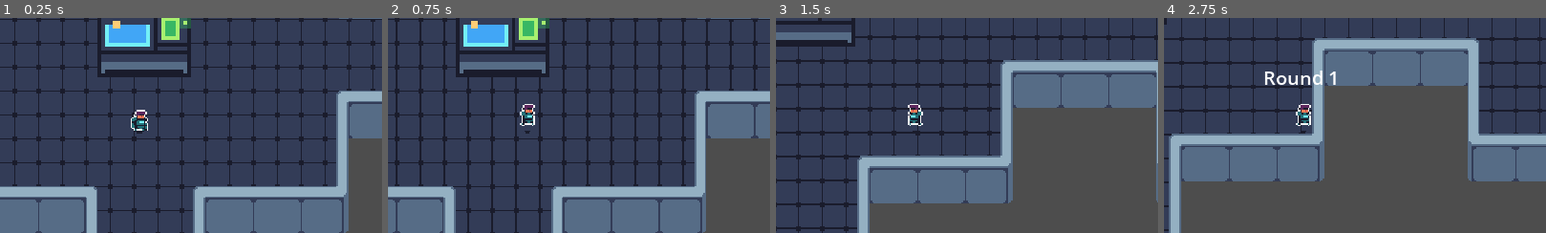
Above: before the commit, frames 1-4 (left to right).
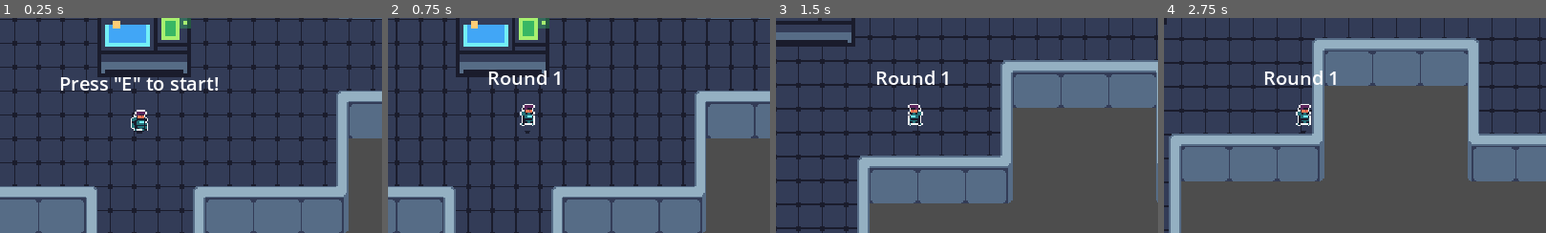
Above: after the commit, the same moments.

Repository: AugustanaCSC380January2024/final-game-solo
Game: Godot game, scene res://Scenes/Game.tscn
Same seed, same stepped clock (60 frames per second), same inputs: the game is played once before the commit and once after it.
Inputs (mouse positions are % of the whole screen's width and height, from its top left):
- Up to frame 1 (0.25 s): no input
- Up to frame 2 (0.75 s): tap E (interact) at 0.5, 0.6 s; move the mouse to (72, 45) at 0.52 s; hold D (move_right) from 0.53 s (still down)
- Up to frame 3 (1.5 s): move the mouse to (30, 55) at 1.27 s; release D (move_right) at 1.28 s; hold S (move_down) from 1.28 s (still down); tap E (interact) at 1.35 s
- Up to frame 4 (2.75 s): tap Q (temp_start_round) at 2 s; move the mouse to (60, 28) at 2.02 s; release S (move_down) at 2.03 s; hold D (move_right) from 2.03 s (still down); click (60, 28) at 2.1 s; tap E (interact) at 2.3 s
The pictures show only the part of the screen within x 32-82%, y 29-79%; the shares and areas given below are measured in that part.

The runs differ from the first frame. In frame 1, 1.1% of the frame differs, in the area x 15-58%, y 27-34%; in frame 2, 0.5%; in frame 3, 0.5%; in frame 4, nothing differs.

Commit message:
Added text to start round when player is near the beacon

Diff:
--- a/Scenes/Game.tscn
+++ b/Scenes/Game.tscn
@@ -42,6 +42,22 @@
 [node name="PauseMenu" parent="CanvasLayer" instance=ExtResource("7_3m5yg")]
 visible = false
 
+[node name="Press E to start" type="Label" parent="CanvasLayer"]
+visible = false
+anchors_preset = 8
+anchor_left = 0.5
+anchor_top = 0.5
+anchor_right = 0.5
+anchor_bottom = 0.5
+offset_left = -135.5
+offset_top = -67.0
+offset_right = 135.5
+offset_bottom = -22.0
+grow_horizontal = 2
+grow_vertical = 2
+theme_override_font_sizes/font_size = 32
+text = "Press \"E\" to start!"
+
 [node name="Timer" type="Timer" parent="."]
 wait_time = 5.0
 one_shot = true
@@ -49,4 +65,8 @@
 
 [node name="SpawnTimer" type="Timer" parent="."]
 
+[connection signal="body_entered" from="Beacon/StartRoundArea" to="." method="_on_start_round_area_body_entered"]
+[connection signal="body_exited" from="Beacon/StartRoundArea" to="." method="_on_start_round_area_body_exited"]
 [connection signal="timeout" from="Timer" to="." method="_on_timer_timeout"]
+
+[editable path="Beacon"]
--- a/Scenes/beacon.tscn
+++ b/Scenes/beacon.tscn
@@ -73,8 +73,8 @@
 shape = SubResource("RectangleShape2D_1hqrh")
 
 [node name="StartRoundArea" type="Area2D" parent="."]
+collision_layer = 32
+collision_mask = 2
 
 [node name="CollisionShape2D" type="CollisionShape2D" parent="StartRoundArea"]
 shape = SubResource("CircleShape2D_5q4yr")
-
-[connection signal="body_entered" from="StartRoundArea" to="." method="_on_start_round_area_body_entered"]
--- a/Scripts/beacon.gd
+++ b/Scripts/beacon.gd
@@ -10,10 +10,3 @@
 func take_damage(damage):
 	current_health += damage
 	print(str(current_health) + "/" + str(max_health))
-
-
-
-
-func _on_start_round_area_body_entered(body):
-	if body.is_in_group("player"):
-		print("called")
--- a/Scripts/default_enemy.gd
+++ b/Scripts/default_enemy.gd
@@ -39,7 +39,7 @@
 	if alive:
 		var x_distance_from_beacon = abs(beacon.global_position.x - global_position.x)
 		var y_distance_from_beacon = abs(beacon.global_position.y - global_position.y)
-		if ((!(x_distance_from_beacon <= distance_offset || y_distance_from_beacon <= distance_offset)) && global_position - beacon.global_position > Vector2(distance_offset, distance_offset) || player_in_range):
+		if true: #((!(x_distance_from_beacon <= distance_offset || y_distance_from_beacon <= distance_offset)) && global_position - beacon.global_position > Vector2(distance_offset, distance_offset) || player_in_range):
 			#print("I SHOULD BE SLIDING")
 			move_and_slide()
 			if !animation_player.is_playing():
--- a/Scripts/game.gd
+++ b/Scripts/game.gd
@@ -6,6 +6,7 @@
 @onready var spawn_timer = $SpawnTimer
 @onready var round_start_label = $CanvasLayer/RoundStartLabel
 @onready var round_label_timer = $CanvasLayer/RoundStartLabel/RoundLabelTimer
+@onready var press_e_to_start_label = $"CanvasLayer/Press E to start"
 
 
 
@@ -14,6 +15,7 @@
 var scaling_difficulty = 1
 var round_ongoing = false
 var done_spawning = false
+var player_in_start_region = false
 
 var spawn_areas = []
 
@@ -22,6 +24,12 @@
 
 
 func _process(delta):
+	if player_in_start_region && !round_ongoing && !round_start_label.visible:
+		press_e_to_start_label.visible = true
+		if Input.is_action_just_pressed("interact"):
+			start_round()
+	else:
+		press_e_to_start_label.visible = false
 	if Input.is_action_just_pressed("temp_start_round"):
 		start_round()
 	if done_spawning:
@@ -37,7 +45,7 @@
 
 func spawn_enemies(amount, player, beacon):
 	for enemy_num in amount:
-		spawn_timer.start(randf() * 10)
+		spawn_timer.start(randf() * 5)
 		await spawn_timer.timeout
 		var random_spawn = spawn_areas.pick_random()
 		random_spawn.spawn_enemy(player, beacon)
@@ -82,3 +90,13 @@
 				all_dead = false
 		if all_dead:
 			round_complete()
+
+
+func _on_start_round_area_body_entered(body):
+	if body.is_in_group("player"):
+		player_in_start_region = true
+
+
+func _on_start_round_area_body_exited(body):
+	if body.is_in_group("player"):
+		player_in_start_region = false
